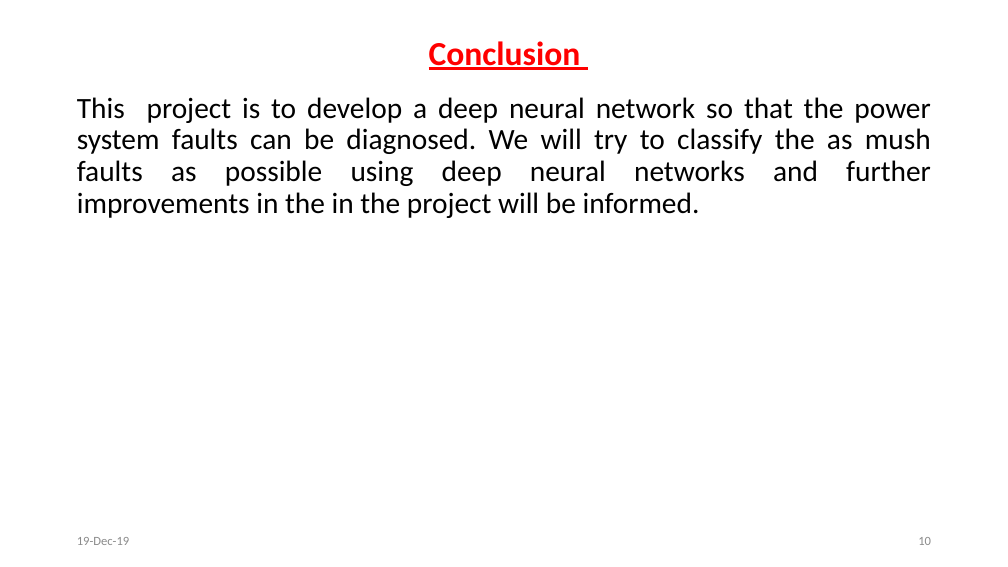
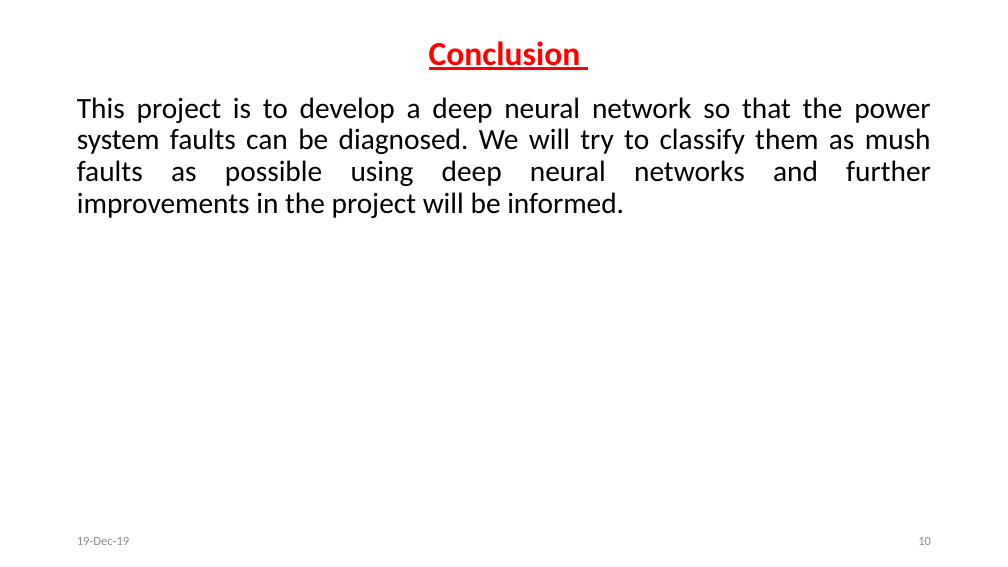
Before and after one commit to svec-final-year-project-eee/Project, a slide deck: slide 10 of First Review/First Oral Presentation.pptx. Drawn at 1008x567 pixels with LibreOffice and Linux fonts; fonts in the diff are those of the drawing. Boxes give left, top, right and bottom in pixels: in the first picture for what was removed or moved away, otherwise in the second. Text is boxed around its words. In the diff, an @@ line names an element or a change of style, - is before the commit and + after.

```diff
--- a/First Review/First Oral Presentation.pptx
+++ b/First Review/First Oral Presentation.pptx
@@ text at bbox=[77, 97, 931, 218]: text changed @@
-This project is to develop a deep neural network so that the power system faults can be diagnosed. We will try to classify the as mush faults as possible using deep neural networks and further improvements in the in the project will be informed.
+This project is to develop a deep neural network so that the power system faults can be diagnosed. We will try to classify them as mush faults as possible using deep neural networks and further improvements in the project will be informed.
```
Also in this commit, not shown: 5 other slides changed, 1 slide added, 2 other files.
